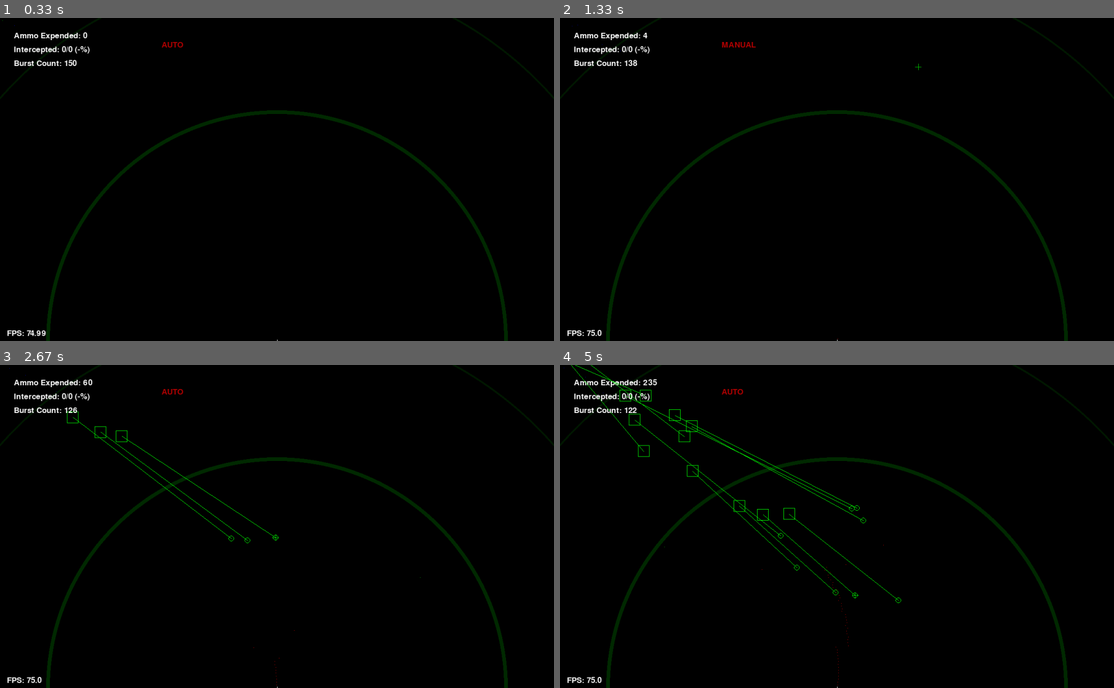
Above: before the commit, frames 1-4 (two rows, left to right).
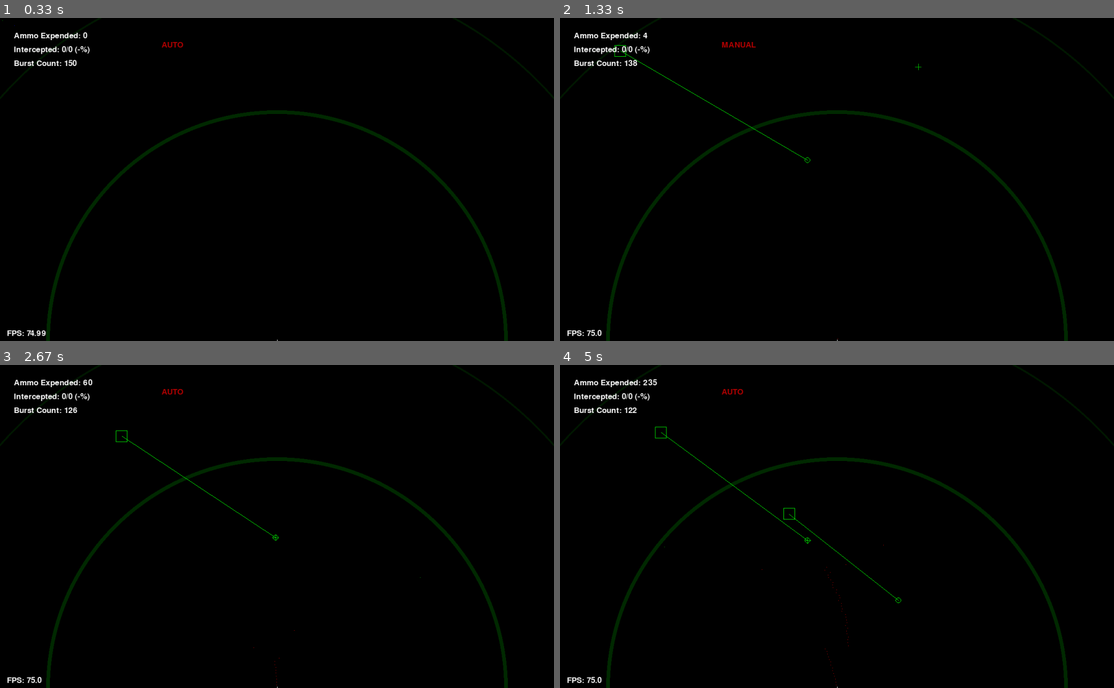
Above: after the commit, the same moments.

Repository: Dynakalant/CRAM-Pygame
Game: pygame game, started from Phalanxv2.py
The game is run twice, just before and just after one commit, with the same random seed, the same clock (stepped at 60 frames per second) and the same inputs.
Inputs (mouse positions are in pixels of both pictures, inside the frame that each line leads up to):
- Up to frame 1 (0.33 s): no input
- Up to frame 2 (1.33 s): click (837, 179) at 0.38 s; tap F at 0.73, 1.03, 1.23 s; click (704, 182) at 0.75 s; tap A at 0.82 s; click (920, 66) at 1.25 s; tap V at 1.32 s
- Up to frame 3 (2.67 s): click (144, 461) at 1.55 s; tap F at 1.9, 2.2, 2.4 s; click (282, 562) at 1.92 s; tap A at 1.98 s; click (421, 578) at 2.42 s; tap V at 2.48 s
- Up to frame 4 (5 s): tap F at 2.7 s; click (1030, 610) at 2.95 s; click (654, 558) at 3.28 s; click (676, 465) at 3.62 s; click (704, 581) at 3.95 s; click (1036, 600) at 4.28 s; click (670, 646) at 4.62 s; click (665, 545) at 4.95 s

Frame 1 is identical in both runs. In frame 2, 0.1% of the frame differs, in the area x 2-46%, y 2-45%; in frame 3, 0.3%; in frame 4, 1.2%, in the area x 0-56%, y 0-100%.

Commit message:
Add files via upload

Diff:
--- a/Phalanxv2.py
+++ b/Phalanxv2.py
@@ -33,7 +33,7 @@
 auto_acq = True
 
 
-projectile_base_cooldown = 26
+projectile_base_cooldown = 200
 projectile_cooldown = 0
 MIN_COOLDOWN = 25
 increasing_projectile_rate = True
